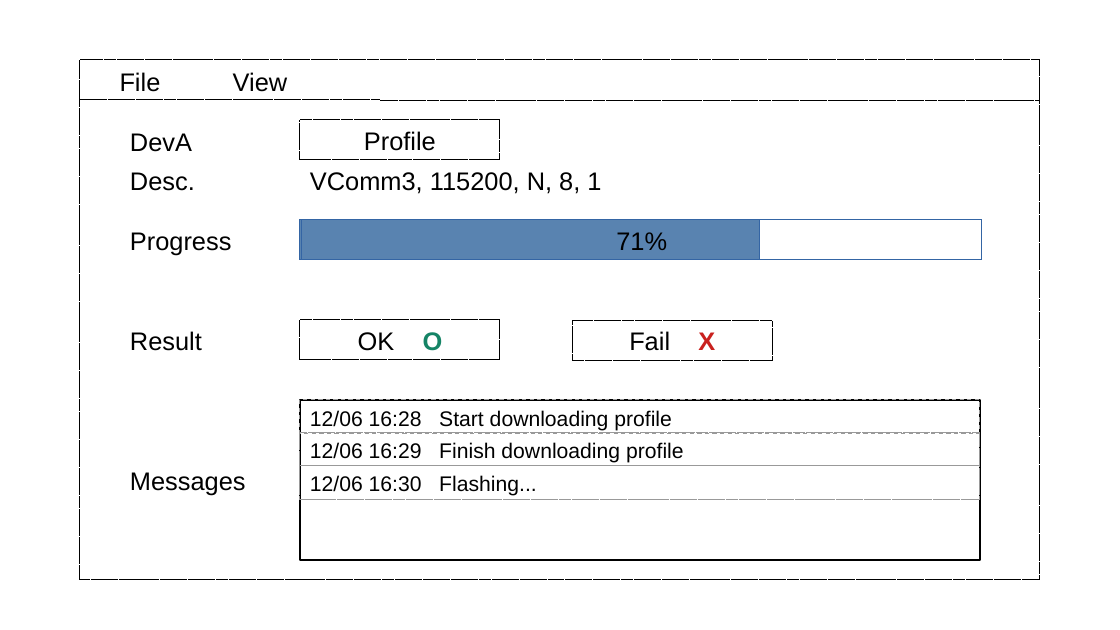
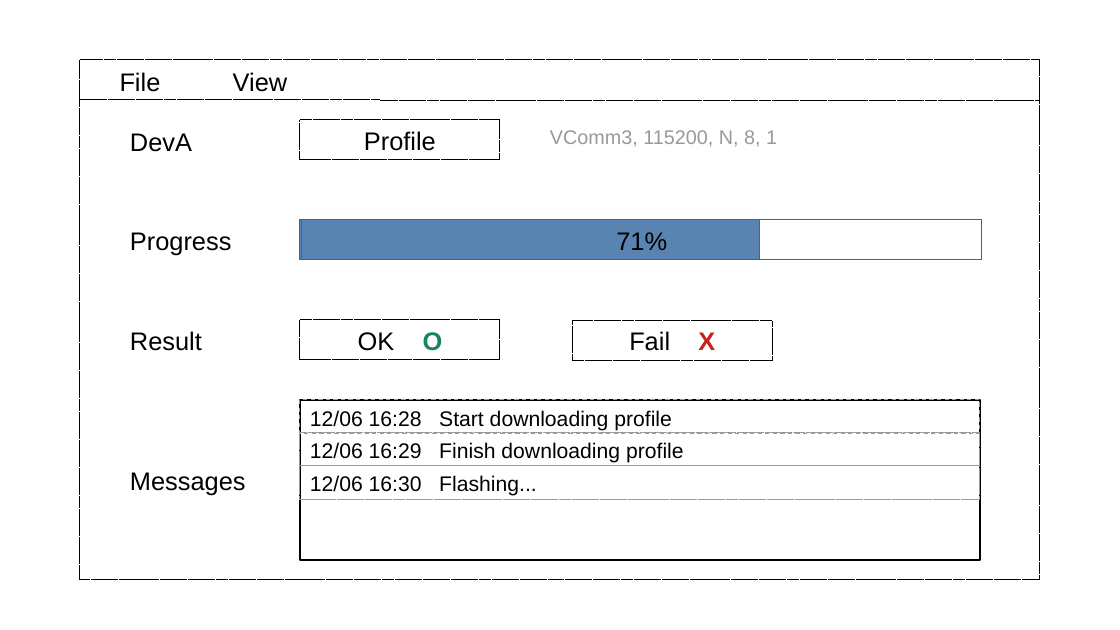
Before and after one commit to tomjpsun/obsidianVaults, a slide deck: slide 2 of DM9051A OTP 燒錄專案/Sketch.odp. Drawn at 1120x630 pixels with LibreOffice and Linux fonts; fonts in the diff are those of the drawing. Boxes give left, top, right and bottom in pixels: in the first picture for what was removed or moved away, otherwise in the second. Text is boxed around its words. In the diff, an @@ line names an element or a change of style, - is before the commit and + after.

```diff
--- a/DM9051A OTP 燒錄專案/Sketch.odp
+++ b/DM9051A OTP 燒錄專案/Sketch.odp
@@ text "VComm3, 115200, N, 8, 1" moved from (x1=310, y1=172, x2=601, y2=194) to (x1=550, y1=130, x2=777, y2=147) @@
@@ text "VComm3, 115200, N, 8, 1" at (x1=550, y1=130, x2=777, y2=147): size 18 to 14 pt, text colour #000000 to #999999 @@
@@ text removed at (x1=130, y1=172, x2=195, y2=191) @@
-Desc.
```
Also in this commit, not shown: 1 other file.
